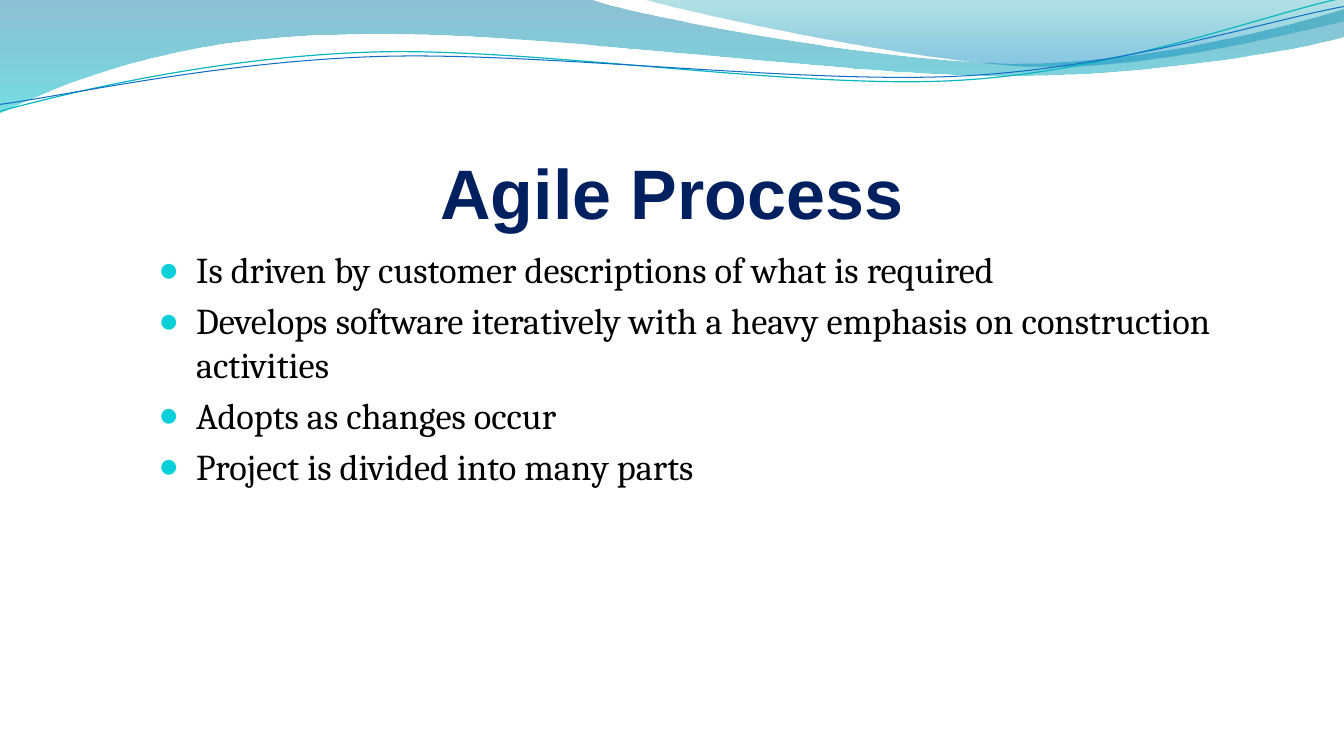
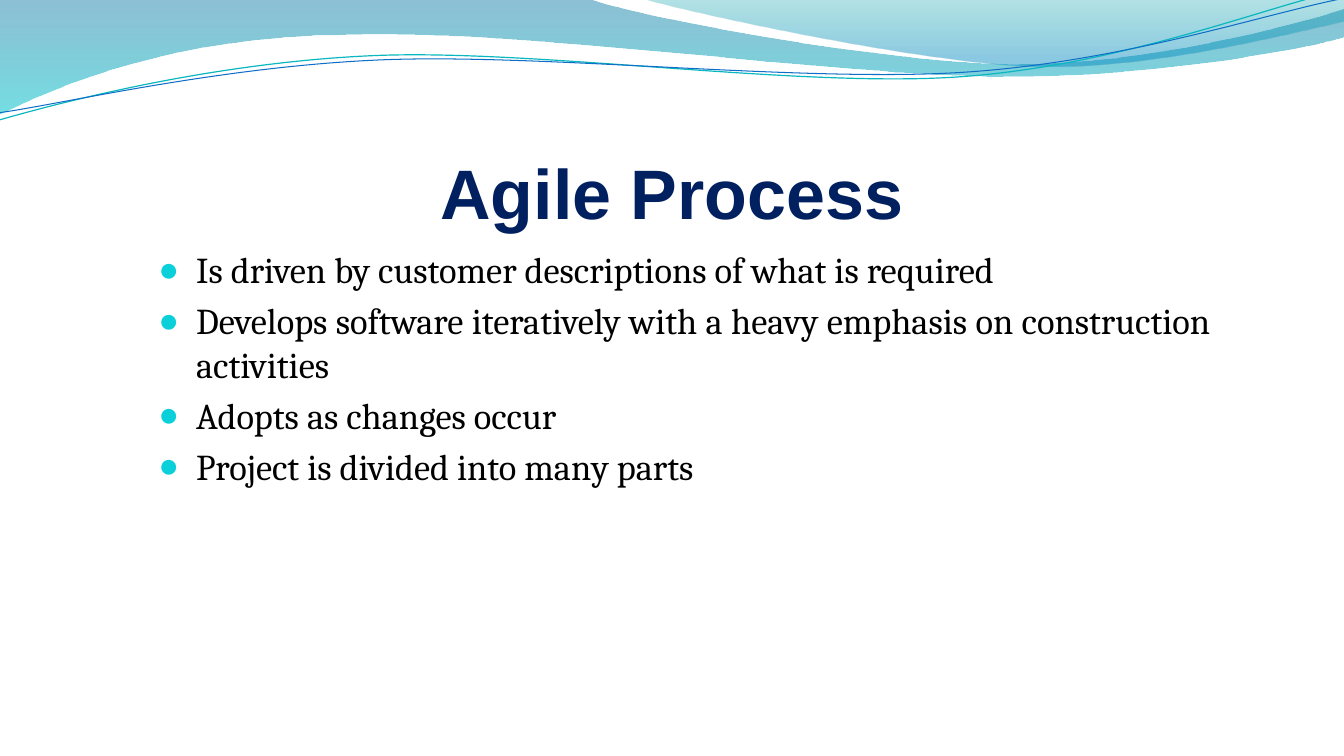
Before and after one commit to deepthigangadhara/assignment, a slide deck: slide 2 of Agile Process.pptx. Drawn at 1344x756 pixels with LibreOffice and Linux fonts; fonts in the diff are those of the drawing; background and template pictures are left out. Boxes give left, top, right and bottom in pixels: in the first picture for what was removed or moved away, otherwise in the second. Text is boxed around its words. In the diff, an @@ line names an element or a change of style, - is before the commit and + after.

```diff
--- a/Agile Process.pptx
+++ b/Agile Process.pptx
@@ freeform shape: place and size @@
-freeform shape at box(0, 7, 1344, 112)
+freeform shape at box(0, 0, 1344, 120)
@@ freeform shape at box(0, 0, 1344, 114): fill gradient #0074A0 to #00C4CD to gradient #0074A1 to #00C6CF; outline redrawn @@
@@ freeform shape: place and size @@
-freeform shape at box(0, 0, 1344, 117)
+freeform shape at box(0, 0, 1344, 125)
@@ freeform shape at box(0, 0, 1344, 125): outline #09B7BF 0.85 pt to #0AB8BF 0.85 pt @@
@@ freeform shape at box(644, 0, 1344, 70): fill gradient #008ABF to #00A0A8 to gradient #00A1A9 to #008BBF @@
```
Also in this commit, not shown: 7 other slides changed.
